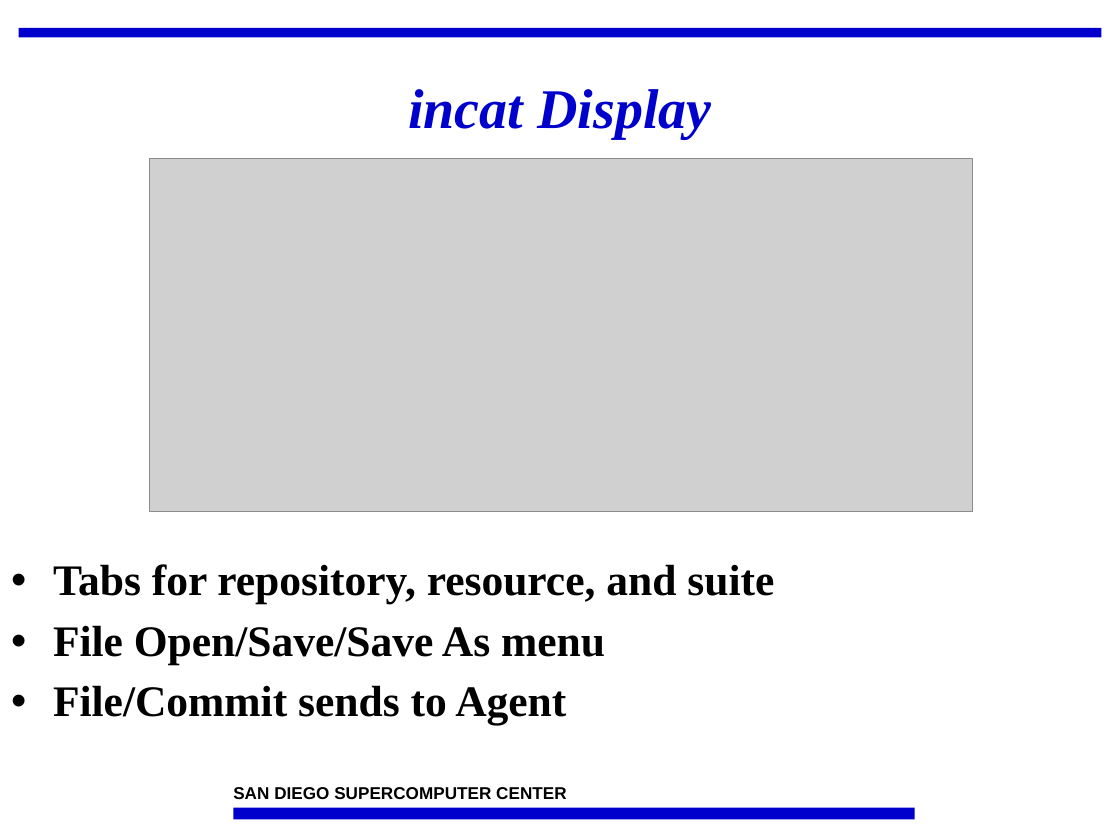
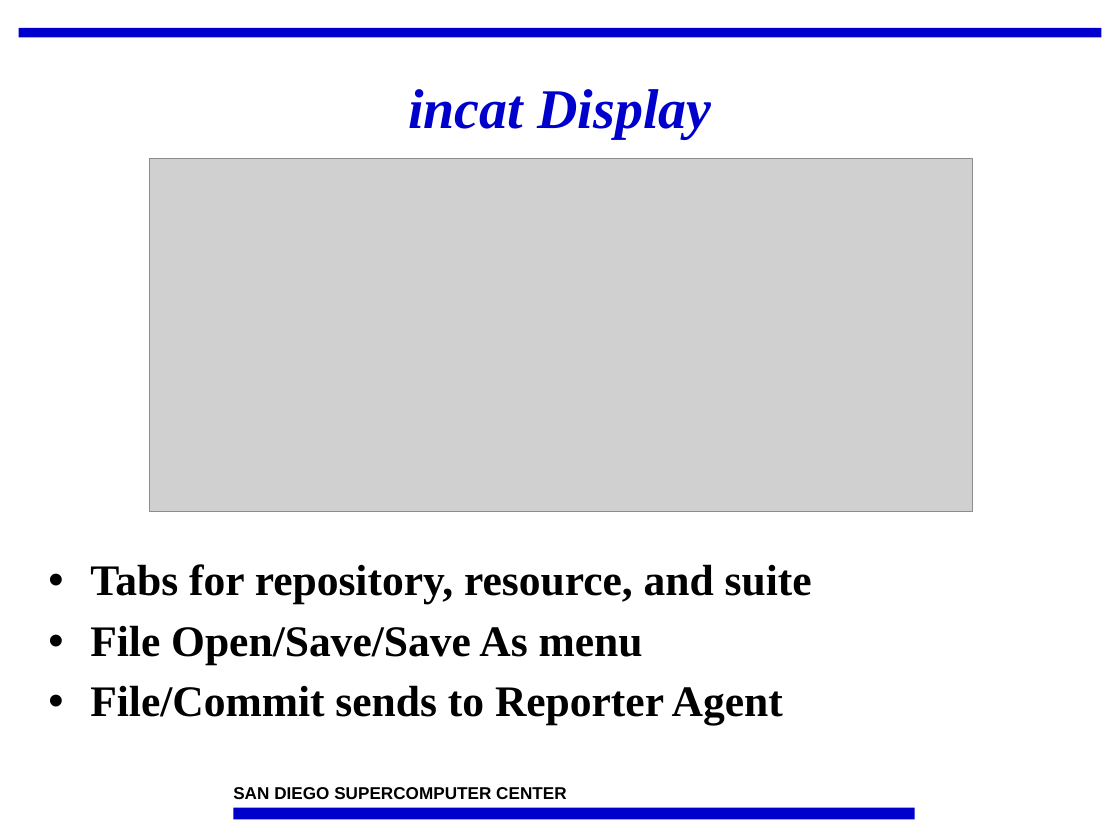
Before and after one commit to IncaProject/inca-xsede, a slide deck: slide 5 of talks/feb-06-workshop/incat.ppt. Drawn at 1120x840 pixels with LibreOffice and Linux fonts; fonts in the diff are those of the drawing; grey boxes stand for pictures; background and template pictures are left out. Boxes give left, top, right and bottom in pixels: in the first picture for what was removed or moved away, otherwise in the second. Text is boxed around its words. In the diff, an @@ line names an element or a change of style, - is before the commit and + after.

```diff
--- a/talks/feb-06-workshop/incat.ppt
+++ b/talks/feb-06-workshop/incat.ppt
@@ text "Tabs for repository, resource, and ...": place and size @@
-text "Tabs for repository, resource, and ..." at [53,564,774,725]
+text "Tabs for repository, resource, and ..." at [90,564,812,725]
@@ text at [90,685,783,725]: text changed @@
-• File/Commit sends to Agent
+• File/Commit sends to Reporter Agent
```
Also in this commit, not shown: 8 other slides changed, 2 other files.
